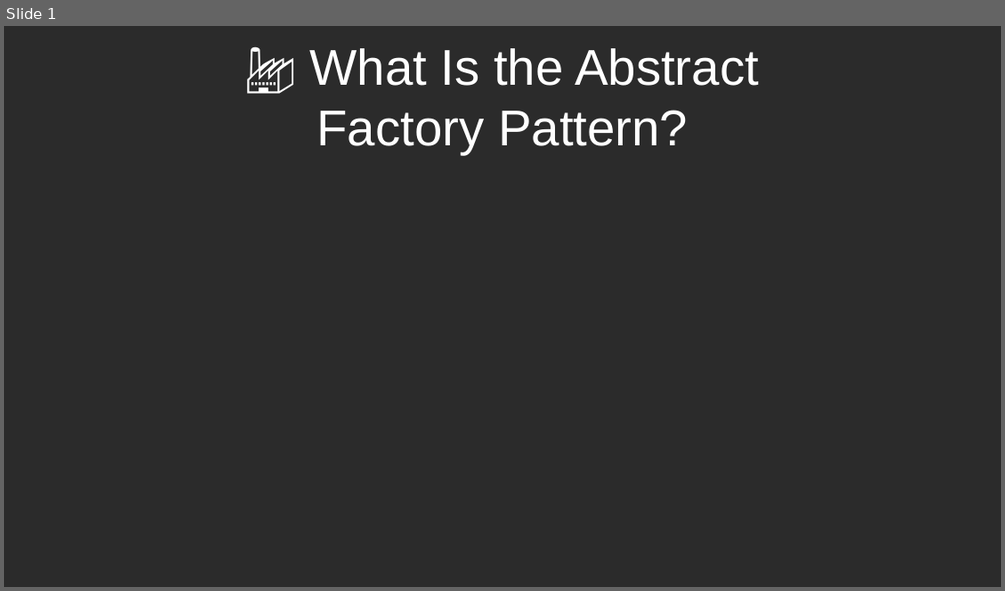
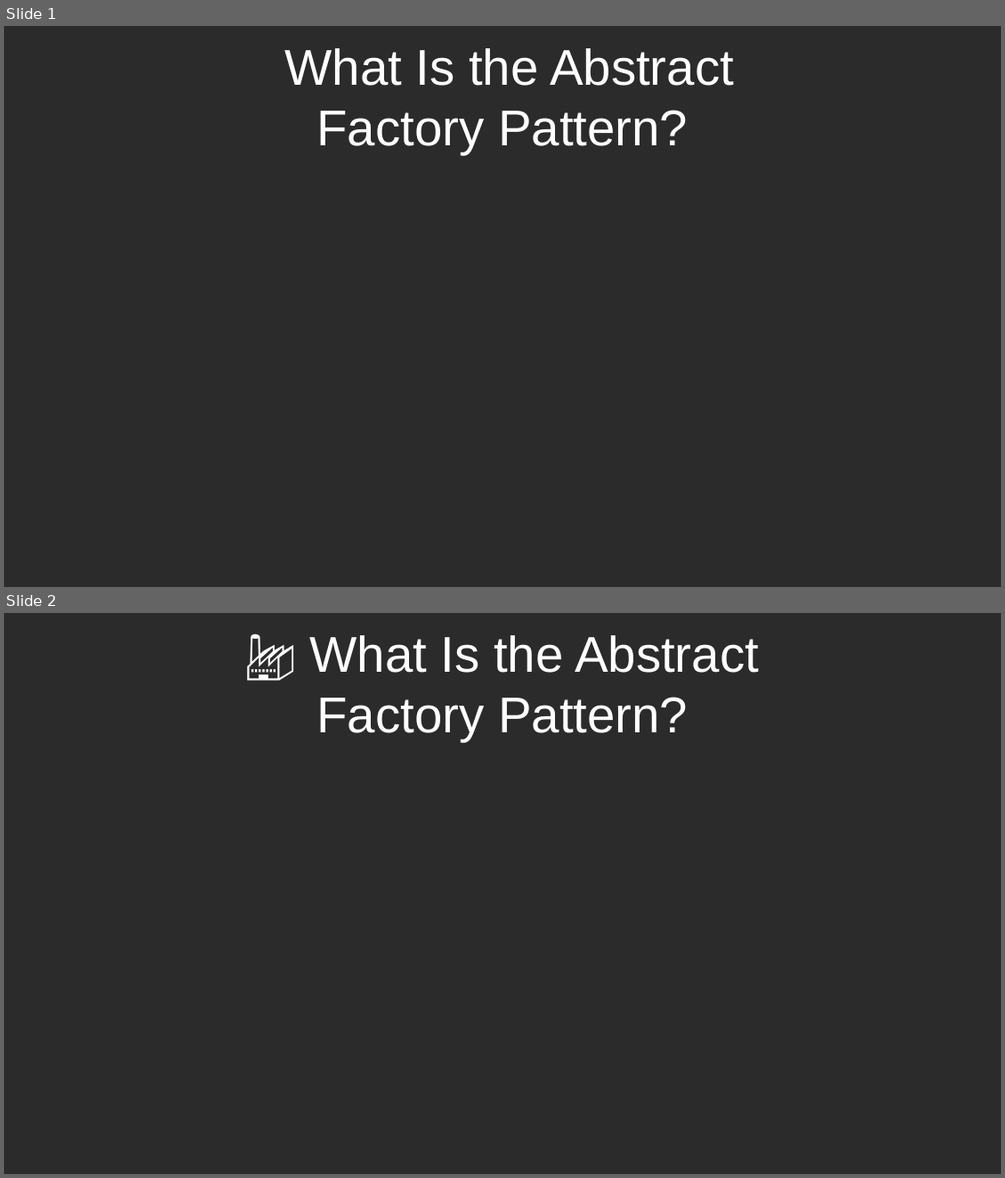
Before and after one commit to RayAndrade/JavaScriptStudy, a slide deck: Creational/AbstractFactory/intro/intro.odp. Shown one above the other, each under a label of ours: slide 1 before the commit, slides 1 and 2 after it. The pictures are 1005x591 and 1005x1178 pixels, drawn with LibreOffice and Linux fonts; fonts in the diff are those of the drawing; background and template pictures are left out; a plain dark background stands for a picture behind light text. Boxes give left, top, right and bottom in pixels: in the first picture for what was removed or moved away, otherwise in the second. Text is boxed around its words. In the diff, an @@ line names an element or a change of style, - is before the commit and + after.

```diff
--- a/Creational/AbstractFactory/intro/intro.odp
+++ b/Creational/AbstractFactory/intro/intro.odp
@@ slide 1 added at (4, 26, 1001, 587), background picture (left out) @@
@@ title added at (284, 48, 734, 154), 40 pt, text #FFFFFF @@
+What Is the Abstract
+Factory Pattern?
@@ what was slide 1 is now slide 2 @@
```
Also in this commit, not shown: 8 slides changed, 8 other files.
